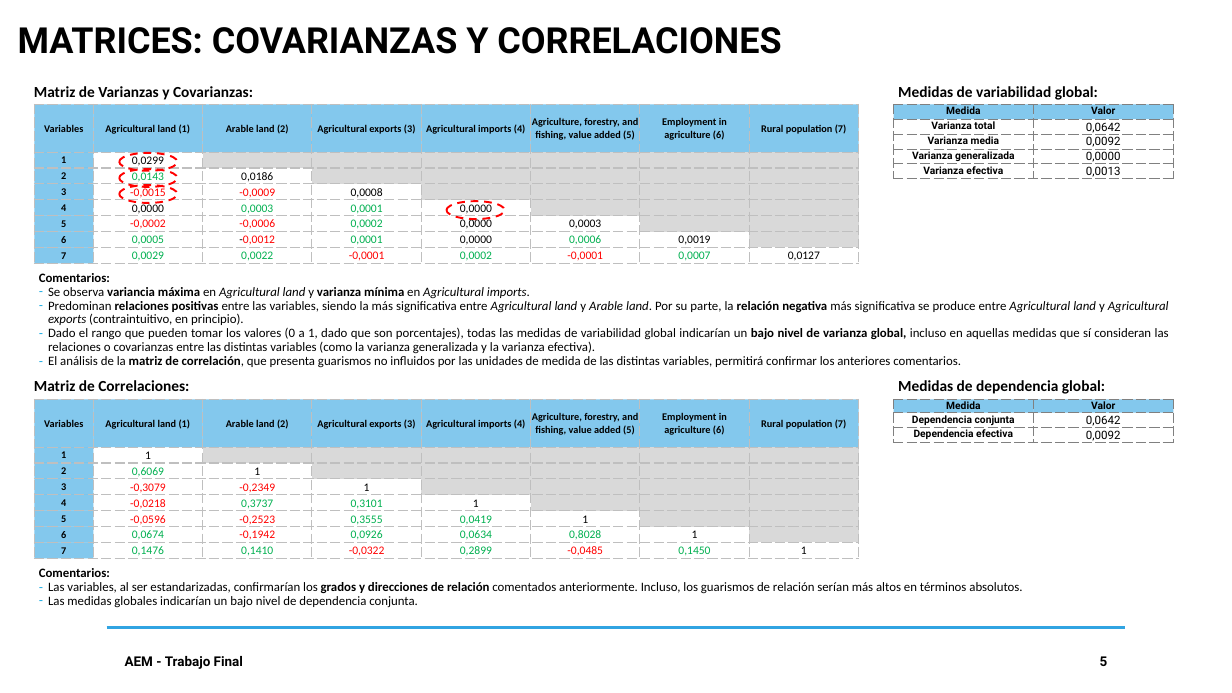
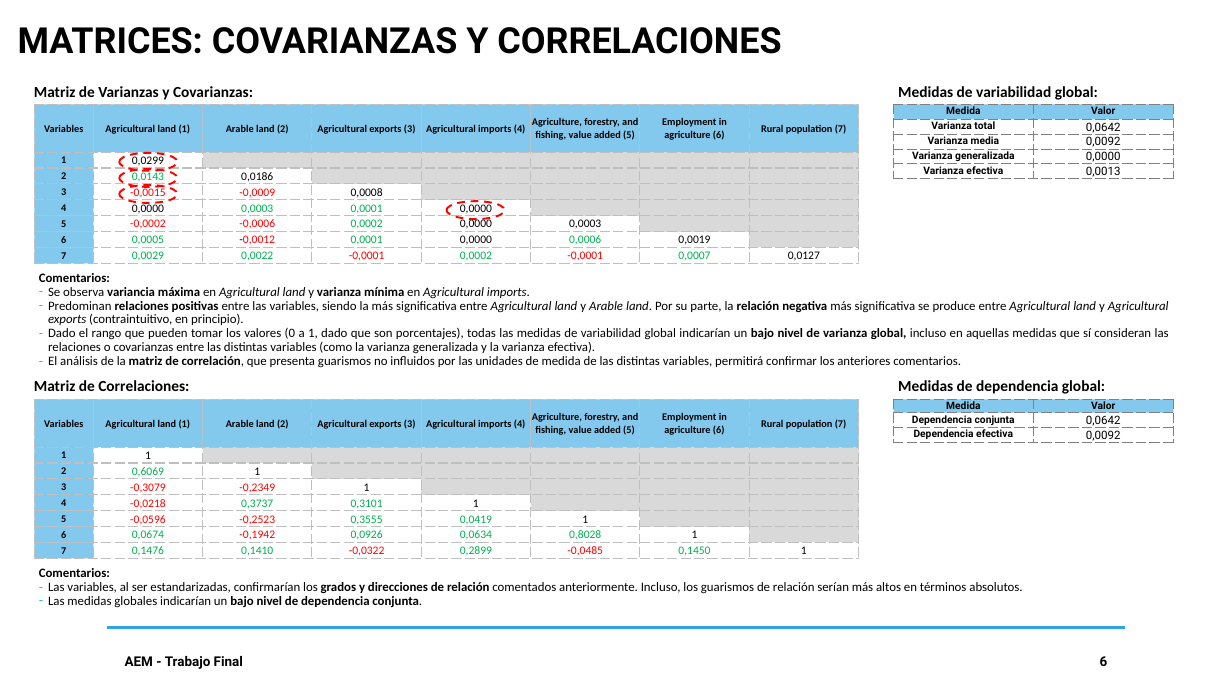
Before and after one commit to DavidGuzzi/MECMT04, a slide deck: slide 6 of AEM PPT 20240930.pptx (slide 5 before the commit). Drawn at 1232x693 pixels with LibreOffice and Linux fonts; fonts in the diff are those of the drawing. Boxes give left, top, right and bottom in pixels: in the first picture for what was removed or moved away, otherwise in the second. Text is boxed around its words. In the diff, an @@ line names an element or a change of style, - is before the commit and + after.

```diff
--- a/AEM PPT 20240930.pptx
+++ b/AEM PPT 20240930.pptx
@@ text at (48, 596, 422, 607): bold on in "bajo nivel de dependencia conjunta." @@
```
Also in this commit, not shown: 9 other slides changed, 6 slides added, 1 slide removed, 4 other files.
